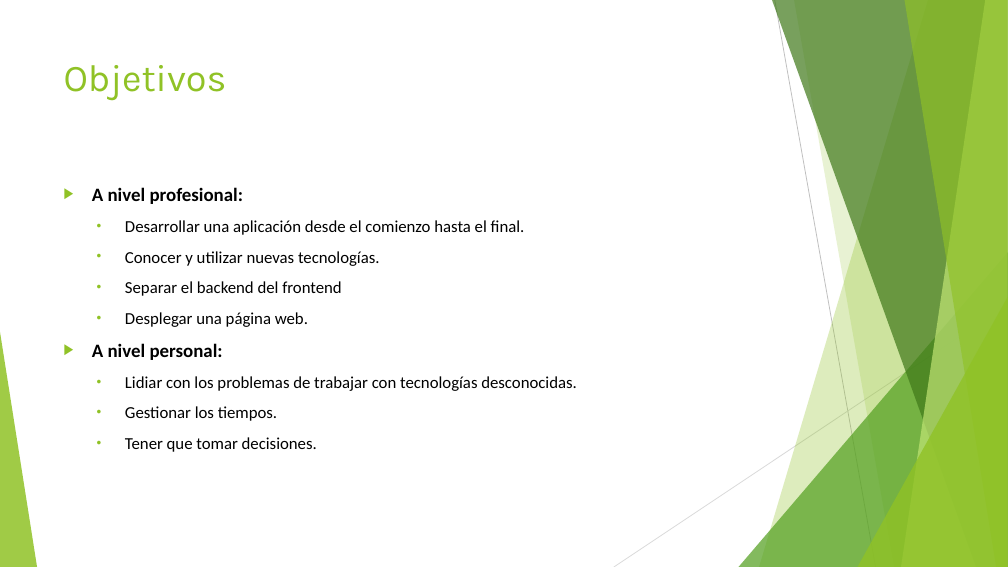
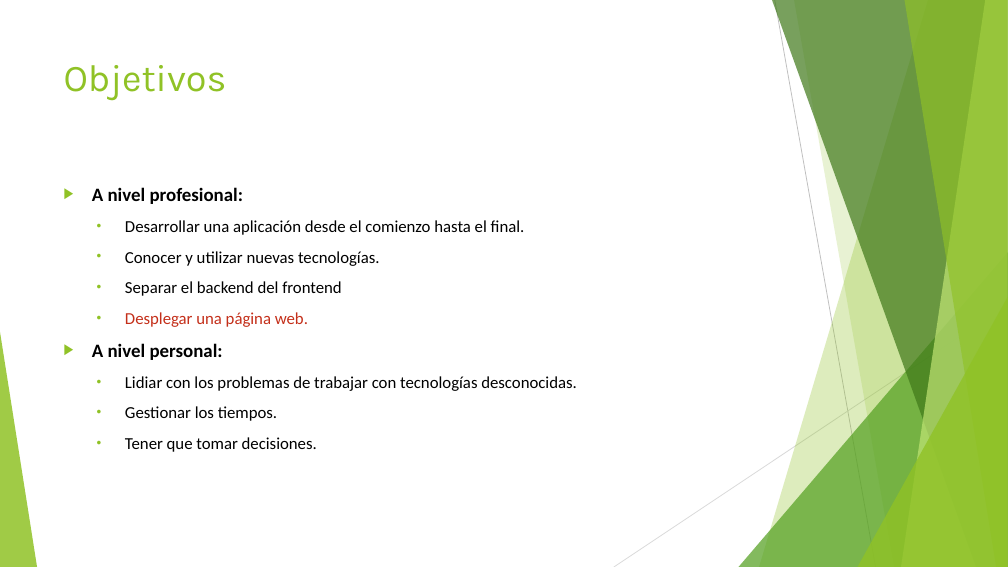
Before and after one commit to AlVelRap/dietario, a slide deck: slide 4 of Presentacion y memorias/Gestor de Dietas.pptx. Drawn at 1008x567 pixels with LibreOffice and Linux fonts; fonts in the diff are those of the drawing. Boxes give left, top, right and bottom in pixels: in the first picture for what was removed or moved away, otherwise in the second. Text is boxed around its words. In the diff, an @@ line names an element or a change of style, - is before the commit and + after.

```diff
--- a/Presentacion y memorias/Gestor de Dietas.pptx
+++ b/Presentacion y memorias/Gestor de Dietas.pptx
@@ text at (125,312,308,327): text colour #000000 to #C42F1A in "Desplegar una página web." @@
```
Also in this commit, not shown: 3 other slides changed, 1 slide added, 3 other files.
